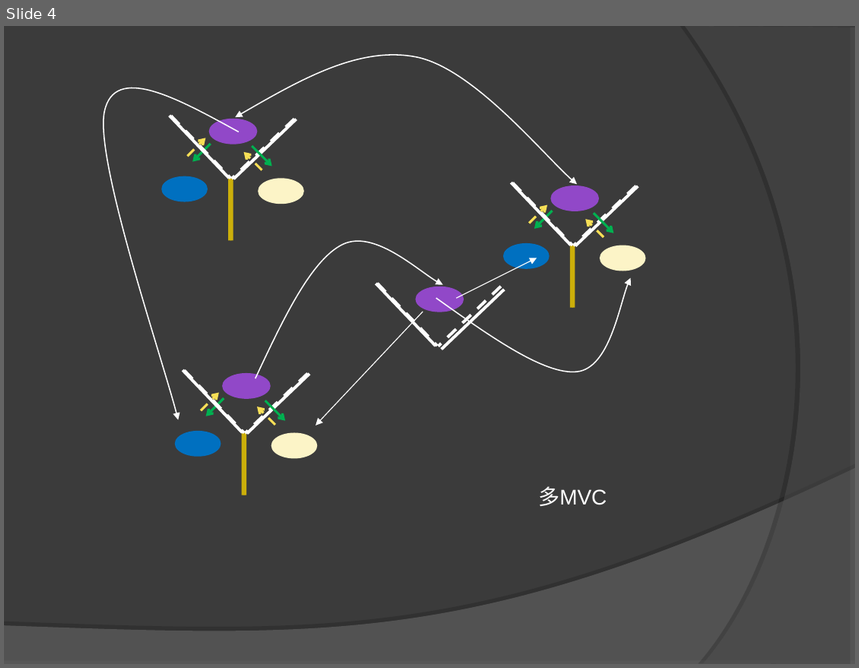
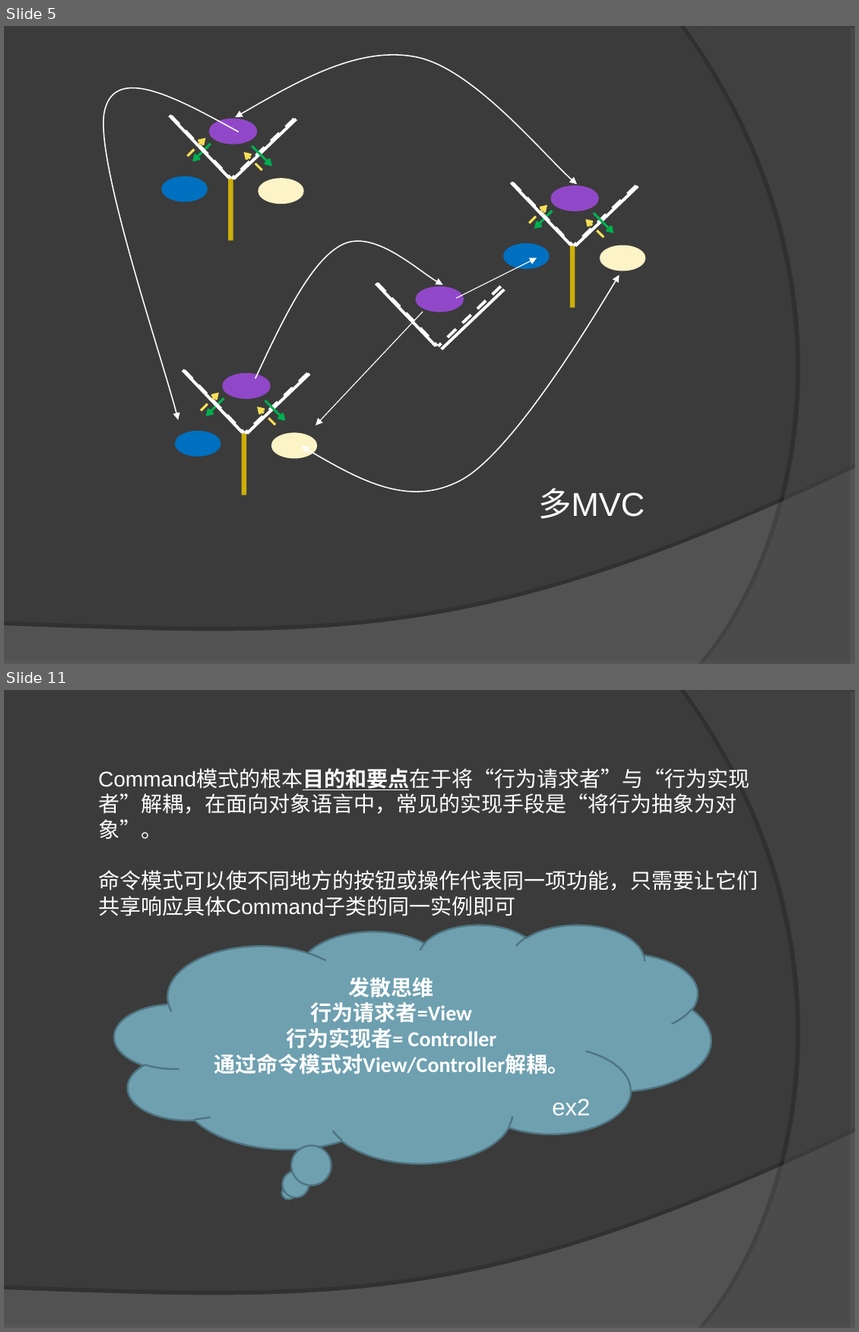
Before and after one commit to leezeng/MVC, a slide deck: doc/MVC.ppt. Shown one above the other, each under a label of ours: slide 4 before the commit, slides 5 and 11 after it; the slides between them are not shown. The pictures are 859x668 and 859x1332 pixels, drawn with LibreOffice and Linux fonts; fonts in the diff are those of the drawing. Boxes give left, top, right and bottom in pixels: in the first picture for what was removed or moved away, otherwise in the second. Text is boxed around its words. In the diff, an @@ line names an element or a change of style, - is before the commit and + after.

```diff
--- a/doc/MVC.ppt
+++ b/doc/MVC.ppt
@@ slide 11 added at (x1=4, y1=690, x2=855, y2=1328), background #3B3B3B; not listed: 2 template elements that a slide beside it also shows @@
@@ text added at (x1=98, y1=770, x2=758, y2=916), 18 pt, text #FFFFFF @@
+Command模式的根本目的和要点在于将“行为请求者”与“行为实现者”解耦，在面向对象语言中，常见的实现手段是“将行为抽象为对象”。
+命令模式可以使不同地方的按钮或操作代表同一项功能，只需要让它们共享响应具体Command子类的同一实例即可
@@ thought cloud added at (x1=115, y1=925, x2=712, y2=1164), fill #6EA0B0, outline #4F7480 1.5 pt, 18 pt, text #FFFFFF, bold @@
+发散思维
+行为请求者=View
+行为实现者= Controller
+通过命令模式对View/Controller解耦。
@@ text added at (x1=552, y1=1099, x2=590, y2=1116), 20 pt, text #FFFFFF @@
+ex2
@@ what was slide 4 is now slide 5 @@
@@ slide 5 changed as well @@
@@ freeform shape resized from (x1=436, y1=278, x2=631, y2=375) to (x1=301, y1=275, x2=619, y2=492) @@
@@ text "多MVC" at (x1=538, y1=488, x2=645, y2=519): size 18 to 28 pt; more space between paragraphs @@
```
Also in this commit, not shown: 1 other slide changed, 8 other slides added, 3 slides removed, 35 other files.
